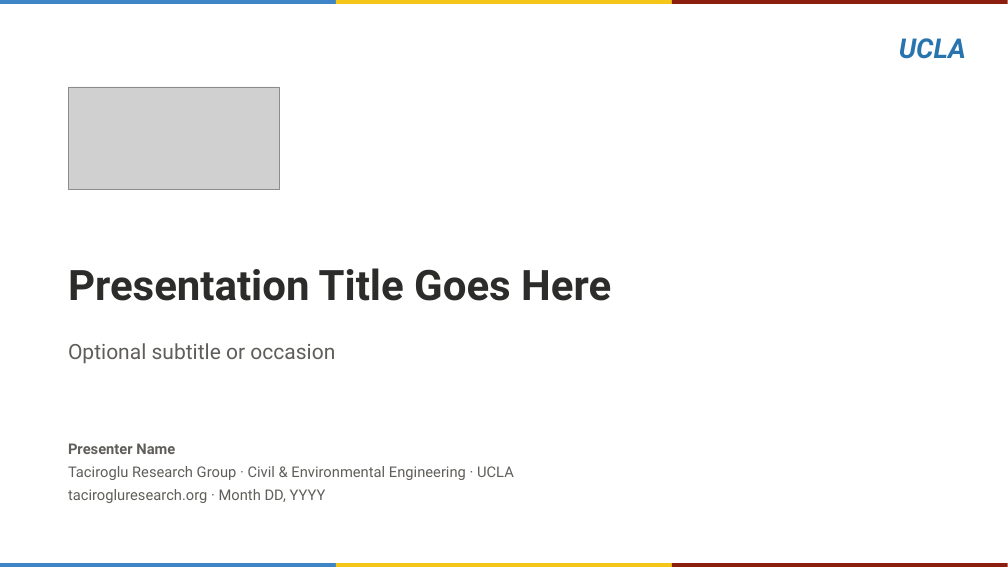
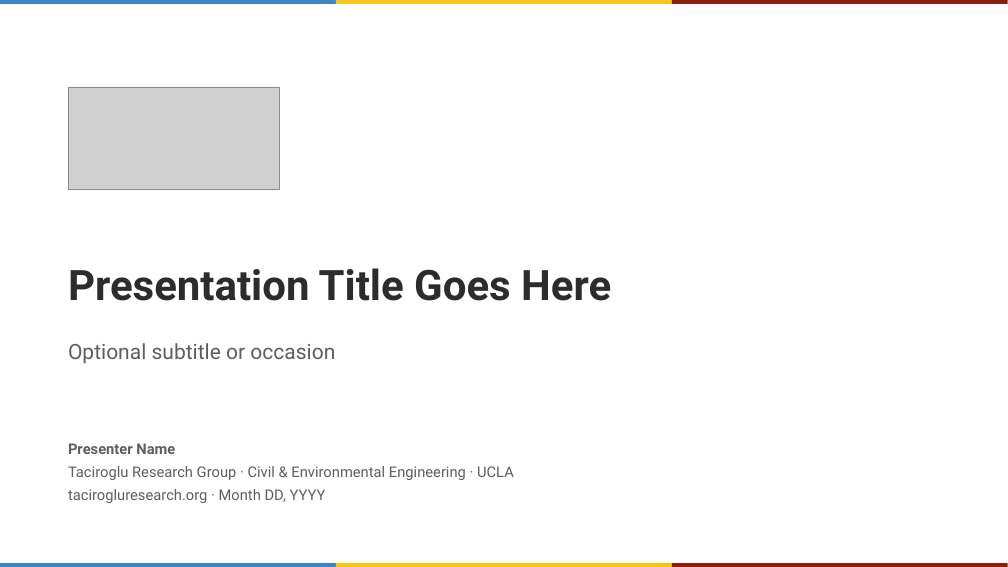
Before and after one commit to TRG-UCLA/website, a slide deck: slide 1 of files/TRG-template.pptx. Drawn at 1008x567 pixels with LibreOffice and Linux fonts; fonts in the diff are those of the drawing; grey boxes stand for pictures. Boxes give left, top, right and bottom in pixels: in the first picture for what was removed or moved away, otherwise in the second. Text is boxed around its words. In the diff, an @@ line names an element or a change of style, - is before the commit and + after.

Commit message:
Templates: UCLA mark on closing slide only

```diff
--- a/files/TRG-template.pptx
+++ b/files/TRG-template.pptx
@@ text removed at [899, 38, 966, 59] @@
-UCLA
```
Also in this commit, not shown: 1 other file.
